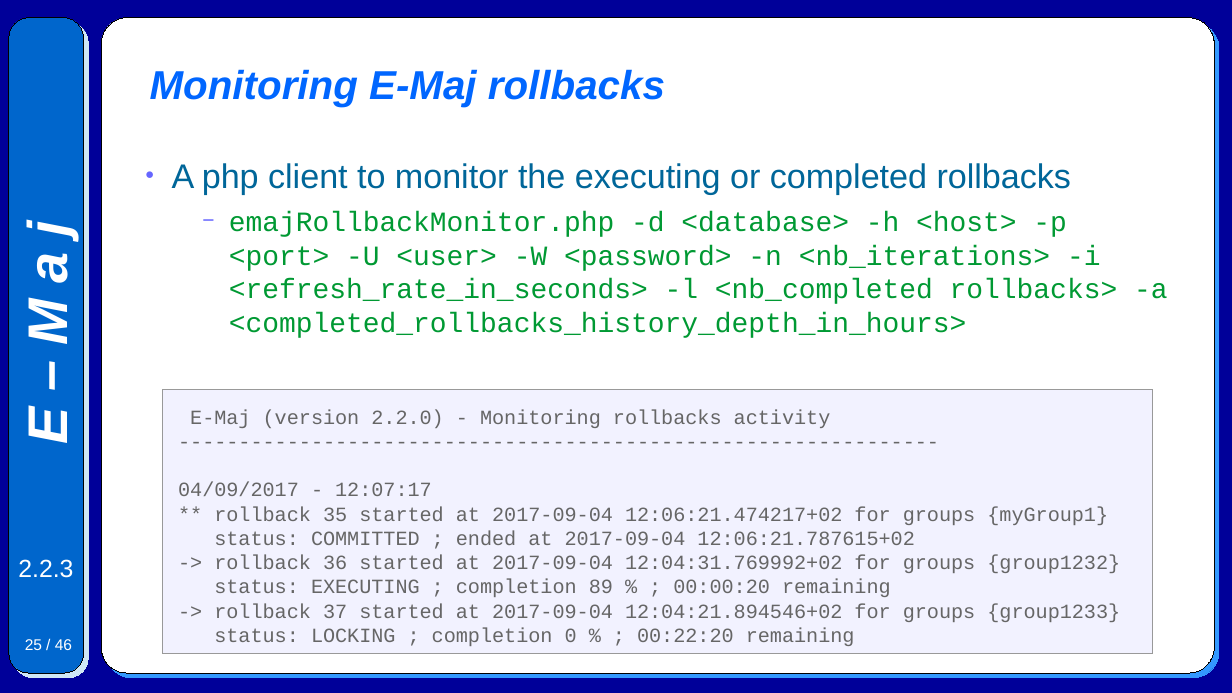
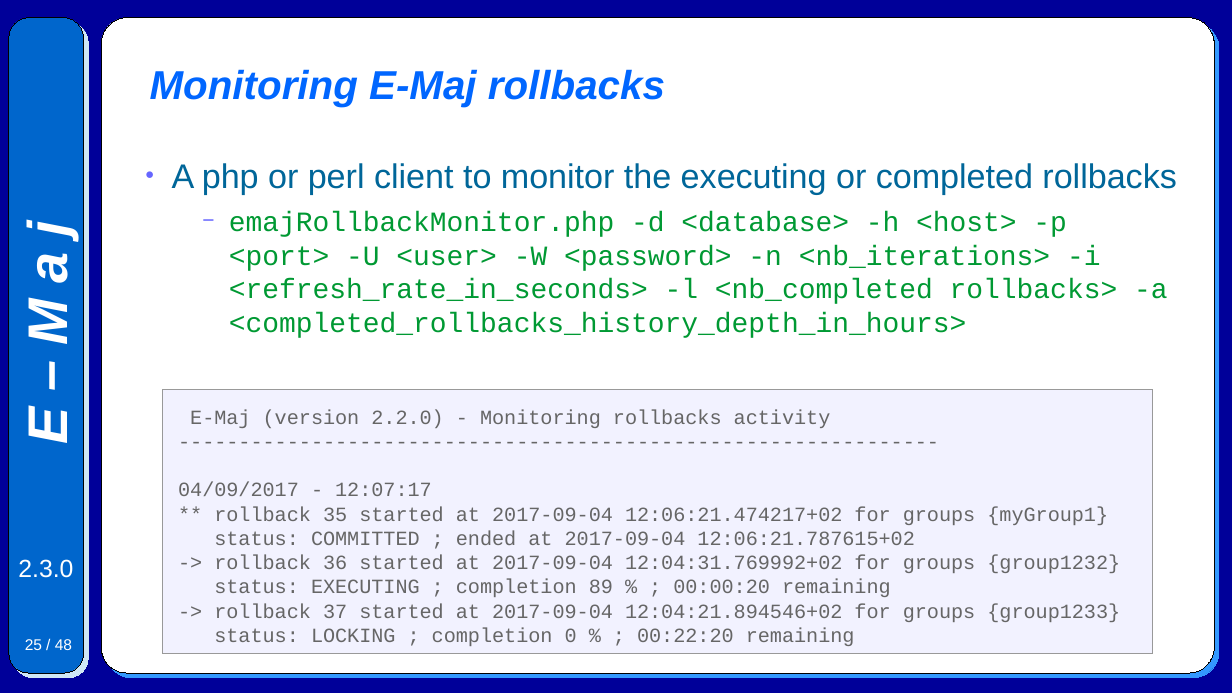
Before and after one commit to beaud76/emaj_doc, a slide deck: slide 25 of Emaj.devel_pres_en.odp. Drawn at 1232x693 pixels with LibreOffice and Linux fonts; fonts in the diff are those of the drawing. Boxes give left, top, right and bottom in pixels: in the first picture for what was removed or moved away, otherwise in the second. Text is boxed around its words. In the diff, an @@ line names an element or a change of style, - is before the commit and + after.

```diff
--- a/Emaj.devel_pres_en.odp
+++ b/Emaj.devel_pres_en.odp
@@ text at [172, 163, 1176, 194]: text changed @@
-● A php client to monitor the executing or completed rollbacks
+● A php or perl client to monitor the executing or completed rollbacks
@@ text at [18, 559, 73, 578]: text changed @@
-2.2.3
+2.3.0
@@ page number at [25, 639, 72, 650]: text changed @@
-25 / 46
+25 / 48
```
Also in this commit, not shown: 45 other slides changed, 2 slides added, 4 other files.
